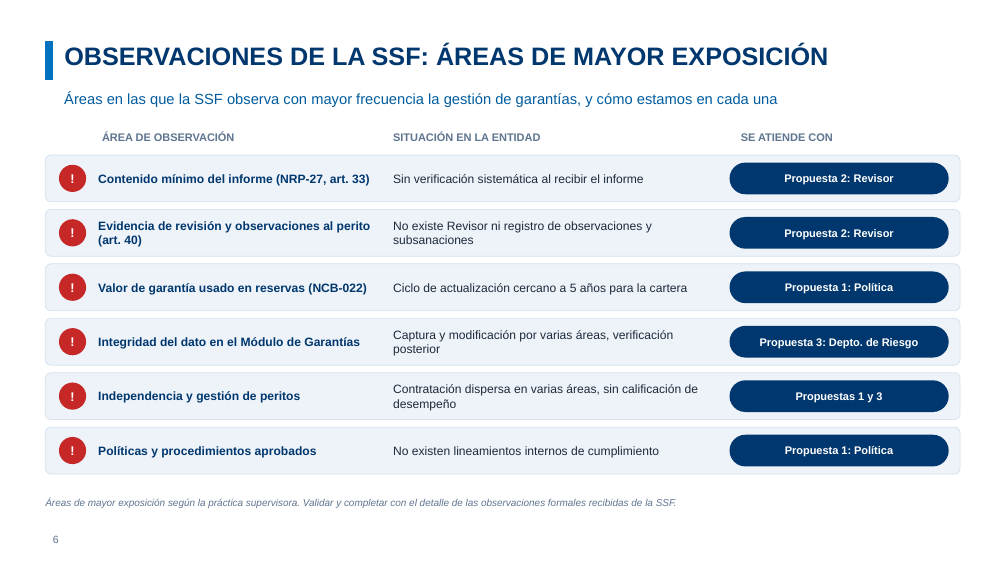
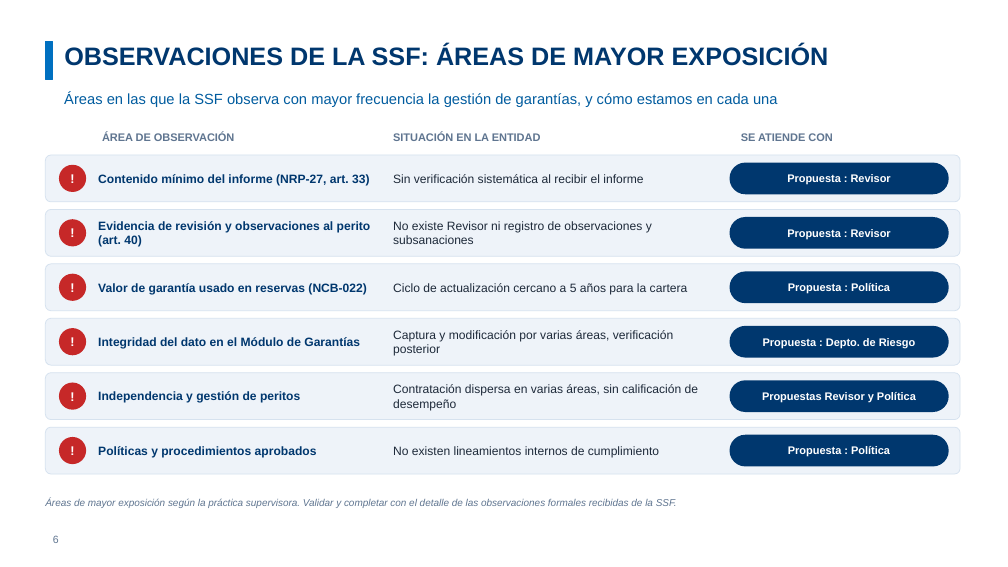
Before and after one commit to menjivar201280/riesgo, a slide deck: slide 6 of administracion-avaluos/Proyecto_Administracion_de_Avaluos.pptx. Drawn at 1008x567 pixels with LibreOffice and Linux fonts; fonts in the diff are those of the drawing; background and template pictures are left out. Boxes give left, top, right and bottom in pixels: in the first picture for what was removed or moved away, otherwise in the second. Text is boxed around its words. In the diff, an @@ line names an element or a change of style, - is before the commit and + after.

```diff
--- a/administracion-avaluos/Proyecto_Administracion_de_Avaluos.pptx
+++ b/administracion-avaluos/Proyecto_Administracion_de_Avaluos.pptx
@@ text in rounded rectangle at bbox=[787, 174, 891, 185]: text changed @@
-Propuesta 2: Revisor
+Propuesta : Revisor
@@ text in rounded rectangle at bbox=[787, 229, 891, 239]: text changed @@
-Propuesta 2: Revisor
+Propuesta : Revisor
@@ text in rounded rectangle at bbox=[788, 283, 890, 294]: text changed @@
-Propuesta 1: Política
+Propuesta : Política
@@ text in rounded rectangle at bbox=[763, 338, 916, 348]: text changed @@
-Propuesta 3: Depto. de Riesgo
+Propuesta : Depto. de Riesgo
@@ text in rounded rectangle at bbox=[762, 392, 916, 403]: text changed @@
-Propuestas 1 y 3
+Propuestas Revisor y Política
@@ text in rounded rectangle at bbox=[788, 446, 890, 457]: text changed @@
-Propuesta 1: Política
+Propuesta : Política
```
Also in this commit, not shown: 1 other slide changed.
